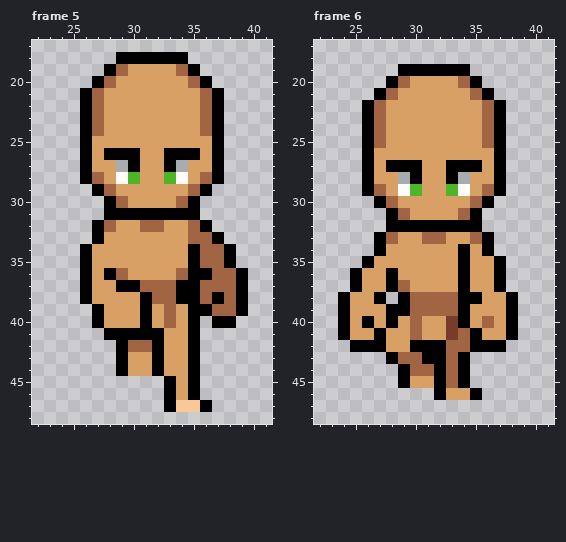
Pixel-art file, stored at assets/sprites/player/Run_Base/Run_Down.aseprite. The picture above was drawn from the file before the commit.
64x64 pixels, 6 frames. Shown: frame 5: x 22..41, y 17..48; frame 6: x 22..41, y 17..48. The commit also changed other frames, which this record leaves out.
Now the later version:
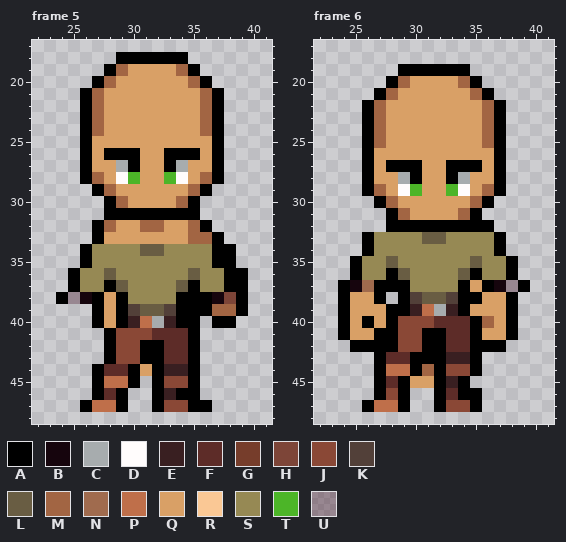
Palette (. is transparent): A #000000  B #16050d  C #a7acae  D #fffcfc  E #391f21  F #5d2c28  G #763d2b  H #7d4538  J #8a4836  K #524039  L #695d43  M #a26543  N #a06b4e  P #bf6f4a  Q #d9a066  R #fac895  S #968954  T #4cb528  U #3c0e245d
From old to new:
layer "Body/Legs" added
layer "Body/Chest" added
layer "Body/Arm_R" added
layer "Layer 1" added
layer "Legs" removed
layer "Chest" removed
layer "Arm_R" removed
Frame 5, layer "Layer 1":
y 34: x 27..37 QQQQQQQQAMM -> SSSSLLSSSSA
y 35: x 27..37 QQQQQQQQAMM -> SSSSSSSSSSA
y 36: x 25..38 .AQAMQQQQMAAMM -> ASSLSSSSSSLSSA
y 37: x 25..34 .AQQAAMMMA -> ASSALSSSSL; x 36..38 MMM -> SSA
y 38: x 24..27 ..AQ -> AUBA; x 29..33 QQAMM -> ASSSS; x 36..38 MAM -> ABH
y 39: x 29..34 QQAQMQ -> AKLLKA
y 40: x 29..34 QQAQMQ -> AEPCEA
y 41: x 29..34 AAAAQQ -> JJJFFF
y 42: x 28..31 .AMM -> AJJA; x 33..34 QQ -> FF
y 43: x 28..31 .AQQ -> AJJA; x 33..34 QQ -> FF
y 44: x 27..30 ..AQ -> AFFA; x 33..34 QQ -> EE
y 45: x 27..30 .... -> APPA; x 32..34 .AQ -> AJJ
y 46: x 27..29 ... -> AFA; x 32..34 .AQ -> AEA
y 47: x 26..29 .... -> APPA; x 32..35 .ARR -> AJJA
Frame 6, layer "Layer 1":
y 32: x 36 . -> A
y 33: x 26..37 .AMQQMMQQMA. -> ASSSSLLSSSSA
y 34: x 26..37 .AQQQQQQAQA. -> ASSSSSSSSSSA
y 35: x 25..38 .AQQQQQQQAQQA. -> ASSLSSSSSSLSSA
y 36: x 26..27 QQ -> SS; x 29..38 QQQQQAQQA. -> LSSSSLASSA
y 37: x 24..27 .AQQ -> ABNA; x 29..33 MQQQQ -> ASSSS; x 36..39 QA.. -> ABUA
y 38: x 30..33 MMMM -> KLLK
y 39: x 30..33 MMMM -> EPCE
y 40: x 29..35 QMQQGAQ -> JJJFFFA
y 41: x 28..34 QQMQQGM -> AJJAAFF
y 42: x 28..30 QQA -> AJJ; x 33..34 MM -> FF
y 43: x 27..30 .AMM -> AFFA; x 33..35 MA. -> EEA
y 44: x 27..30 ..AM -> APPA; x 33..35 MA. -> JJA
y 45: x 27..28 .. -> AF; x 33 M -> E
y 46: x 27..29 ... -> AJA; x 33..34 QQ -> FA
y 47: x 26..29 .... -> APPA; x 32..35 .... -> AJJA
